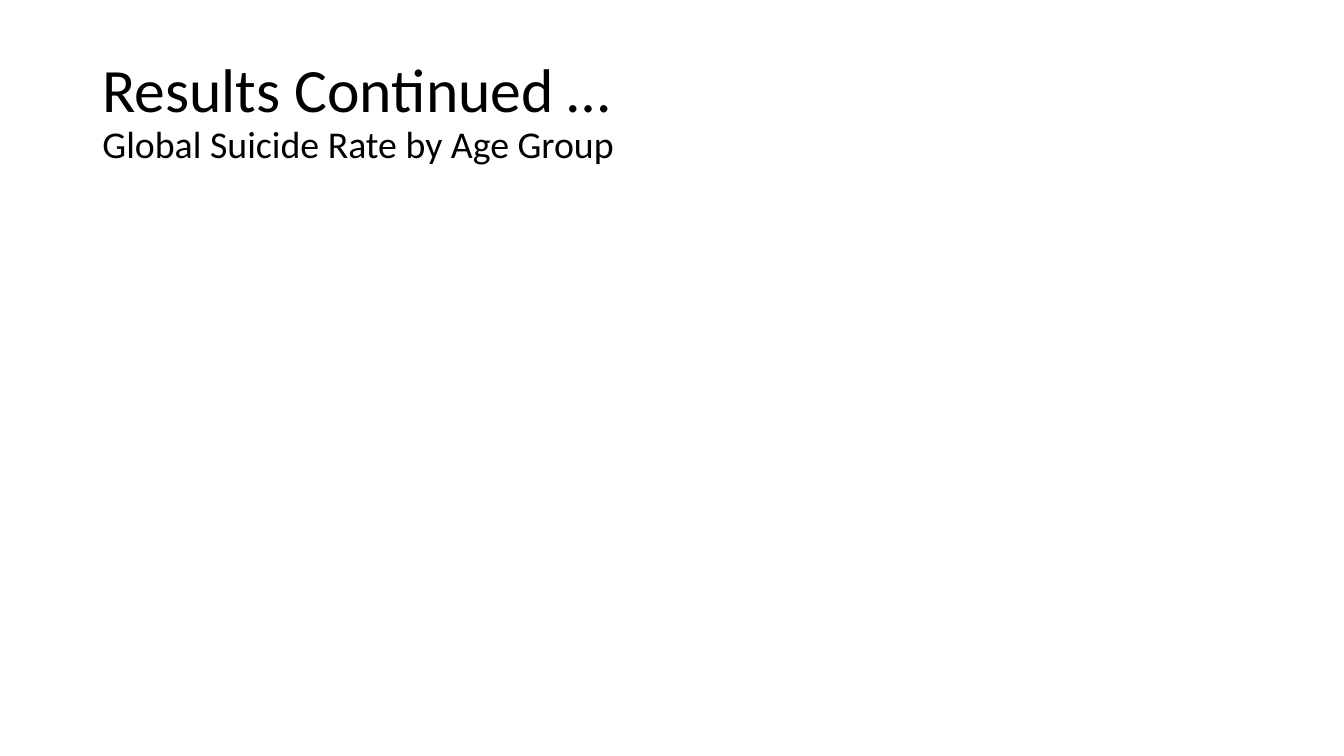
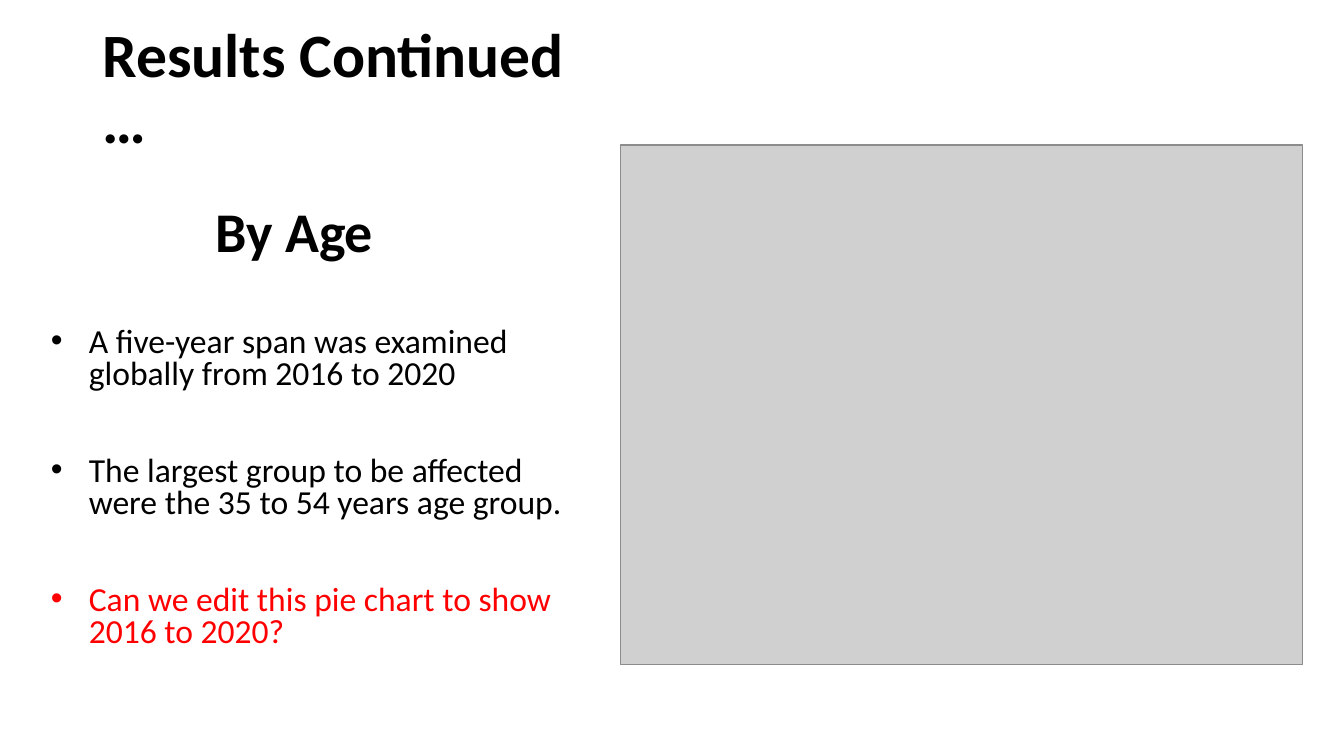
Before and after one commit to BirundhaVaratharajan/Project-1, a slide deck: slide 9 of Project 1 PPT.pptx. Drawn at 1344x756 pixels with LibreOffice and Linux fonts; fonts in the diff are those of the drawing; grey boxes stand for pictures. Boxes give left, top, right and bottom in pixels: in the first picture for what was removed or moved away, otherwise in the second. Text is boxed around its words. In the diff, an @@ line names an element or a change of style, - is before the commit and + after.

```diff
--- a/Project 1 PPT.pptx
+++ b/Project 1 PPT.pptx
@@ title at [102, 33, 564, 78]: text changed; size 27 to 44 pt; bold on @@
-Results Continued …
-Global Suicide Rate by Age Group
+Results Continued …
@@ picture added at [620, 145, 1303, 664] @@
@@ text added at [89, 215, 561, 644], 24 pt, text #000000 @@
+By Age
+• A five-year span was examined globally from 2016 to 2020
+• The largest group to be affected were the 35 to 54 years age group.
+• Can we edit this pie chart to show 2016 to 2020?
```
Also in this commit, not shown: 1 other slide changed, 2 slides added.
